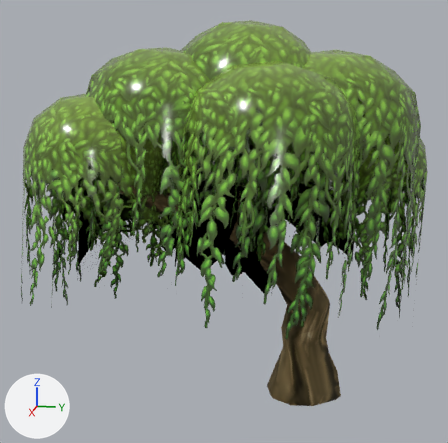
The glTF model studio/ggj2026/obj/tree.glb as it was, and as the next commit left it.
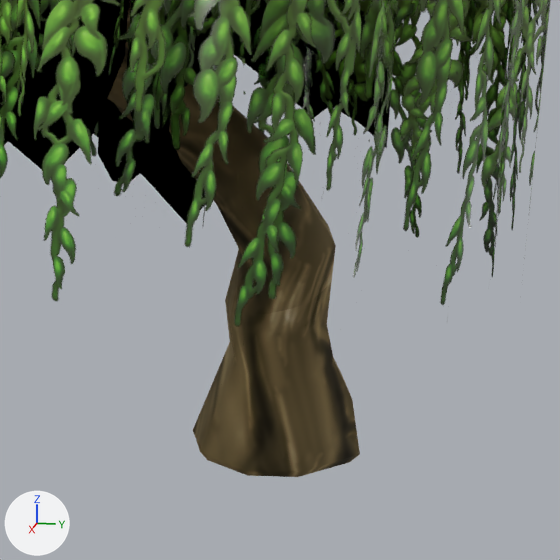
The first picture shows the older version from a 50 mm lens placed at (6.93, 0.08, 3.83), pointed at (-0.05, -1.32, 2.09). The close-ups show both versions on the part from 41% to 96% of the width and 44% to 100% of the height of that picture. Every picture has the same lights, and +X, +Y and +Z are marked at lower left. Where no turn or scale is listed for an object, it has been applied to the vertices. Vertices at the same position are counted once.

Script lines for the objects in view, before the commit:
```python
me_object_46 = bpy.data.meshes.new('Object_46')
me_object_46.from_pydata(...)  # 1207 vertices, 2098 faces; spans x -1.88..2.15, y -3.2..1.31, z -0.05..4.46
# faces by material slot: [1624, 474]
me_object_46.materials.append(mat_material_0)  # picture img_image_0
me_object_46.materials.append(mat_material_11)  # picture img_image_7
ob_object_83 = bpy.data.objects.new('Object_83', me_object_46)
ob_object_83.location = (-0.199, -0.294, -0.117)
```
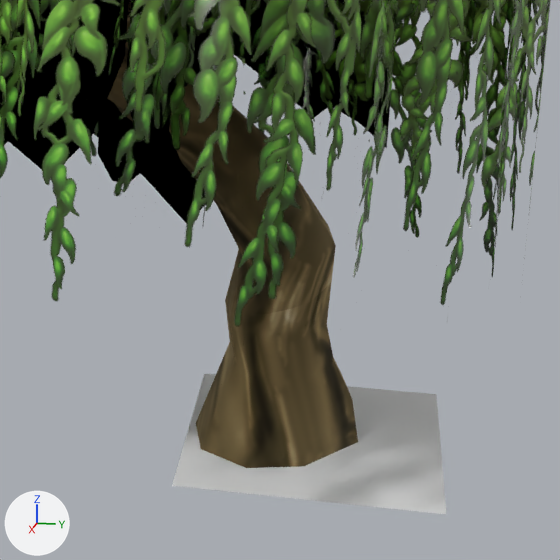
The newer file is also turned or shifted as a whole; pictures and numbers use the older file's frame.

What differs and where, as boxes [x1, y1, x2, y2] in the close-ups (560 x 560 px):
'Object_83', reshaped: before [0, 0, 551, 477]; after [0, 0, 551, 514]
part 1 of me_object_46, added: after [172, 373, 446, 514]

What changed in the scene script:
```text
Change me_object_46:
    used by ob_object_83; location = (-0.199, -0.294, -0.117)
    verts and faces of me_object_46; kept vertices keep their numbers, new ones are numbered from 1207
    remove me_object_46.from_pydata(...)  # 1207 vertices, 2098 faces; spans x -1.88..2.15, y -3.2..1.31, z -0.05..4.46
    add me_object_46.from_pydata(...)  # 1211 vertices, 2100 faces; spans x -1.88..2.15, y -3.2..1.31, z -0.05..4.46
    me_object_46 part 1
    add verts[1207] = (0.74, -0.51, 0.14)  # pixel (171, 485)
    add verts[1208] = (-0.62, -0.51, 0.1)  # pixel (204, 373)
    add verts[1209] = (0.74, 0.85, 0.14)  # pixel (446, 514)
    add verts[1210] = (-0.62, 0.85, 0.1)  # pixel (436, 394)
    add faces += [(1207, 1208, 1210), (1207, 1210, 1209)]
```
